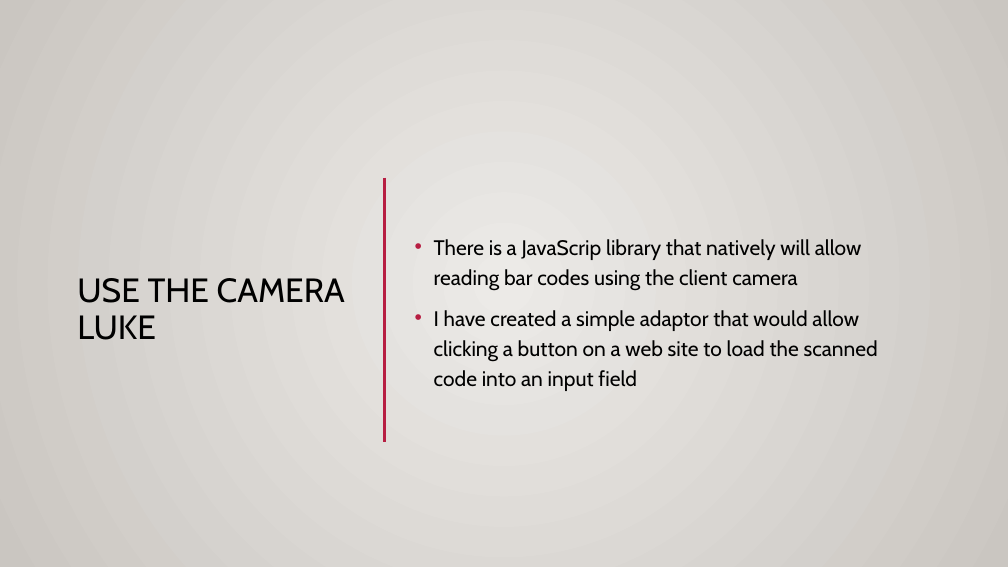
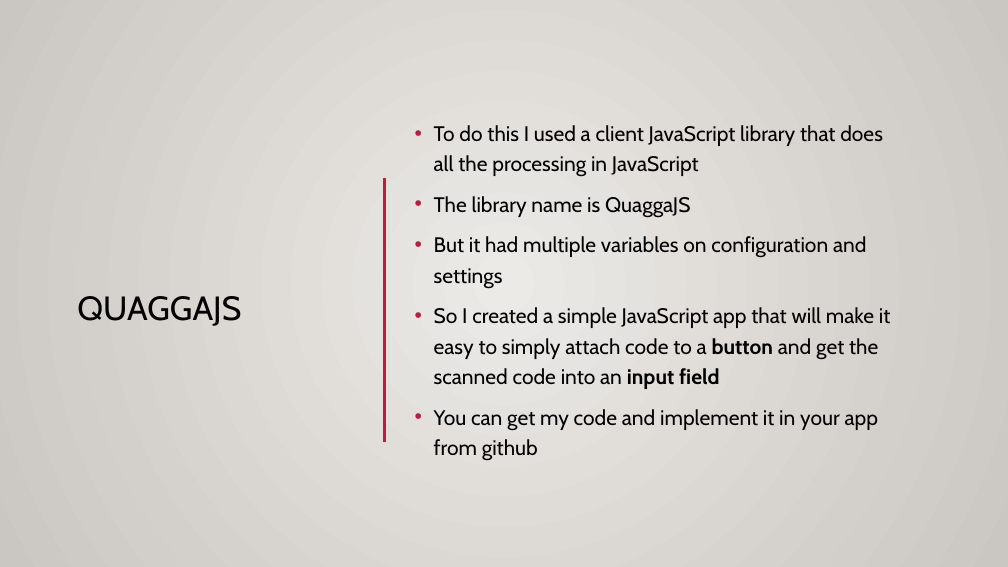
Before and after one commit to NicolaZordan/NicolaZordan, a slide deck: slide 4 of barcodeScanner/barcodeScanner.pptx. Drawn at 1008x567 pixels with LibreOffice and Linux fonts; fonts in the diff are those of the drawing; background and template pictures are left out. Boxes give left, top, right and bottom in pixels: in the first picture for what was removed or moved away, otherwise in the second. Text is boxed around its words. In the diff, an @@ line names an element or a change of style, - is before the commit and + after.

```diff
--- a/barcodeScanner/barcodeScanner.pptx
+++ b/barcodeScanner/barcodeScanner.pptx
@@ text at bbox=[434, 125, 891, 461]: text changed @@
-• There is a JavaScrip library that natively will allow reading bar codes using the client camera
-• I have created a simple adaptor that would allow clicking a button on a web site to load the scanned code into an input field
+• To do this I used a client JavaScript library that does all the processing in JavaScript
+• The library name is QuaggaJS
+• But it had multiple variables on configuration and settings
+• So I created a simple JavaScript app that will make it easy to simply attach code to a button and get the scanned code into an input field
+• You can get my code and implement it in your app from github
@@ title at bbox=[77, 296, 241, 326]: text changed @@
-USE THE CAMERA LUKE
+QUAGGAJS
```
Also in this commit, not shown: 6 other slides changed, 1 slide removed.
